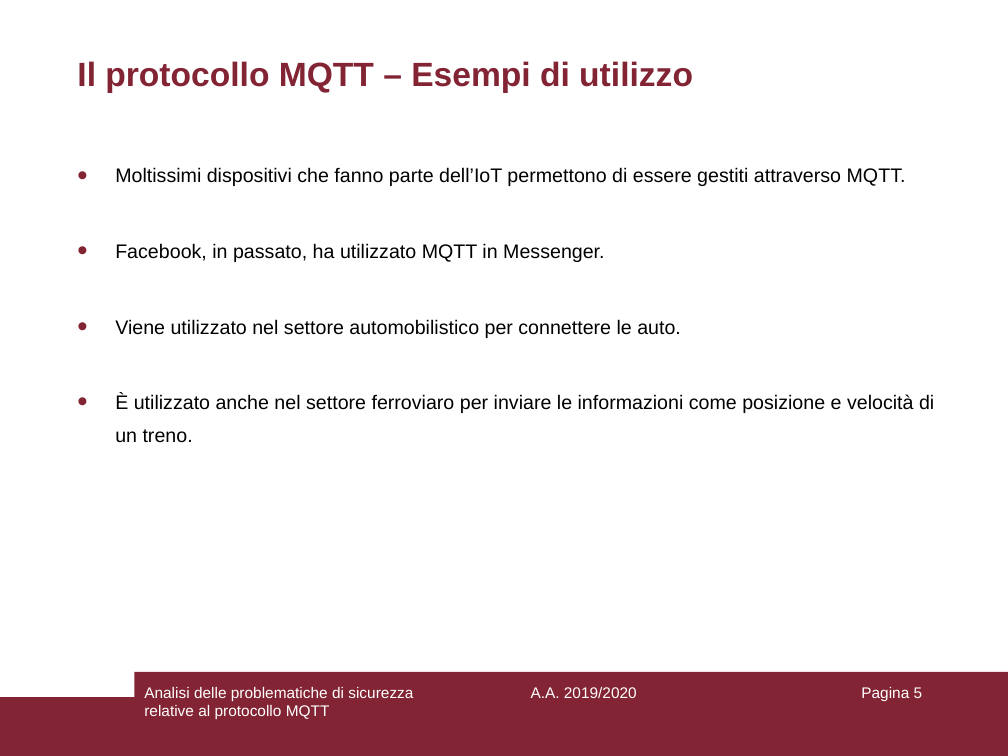
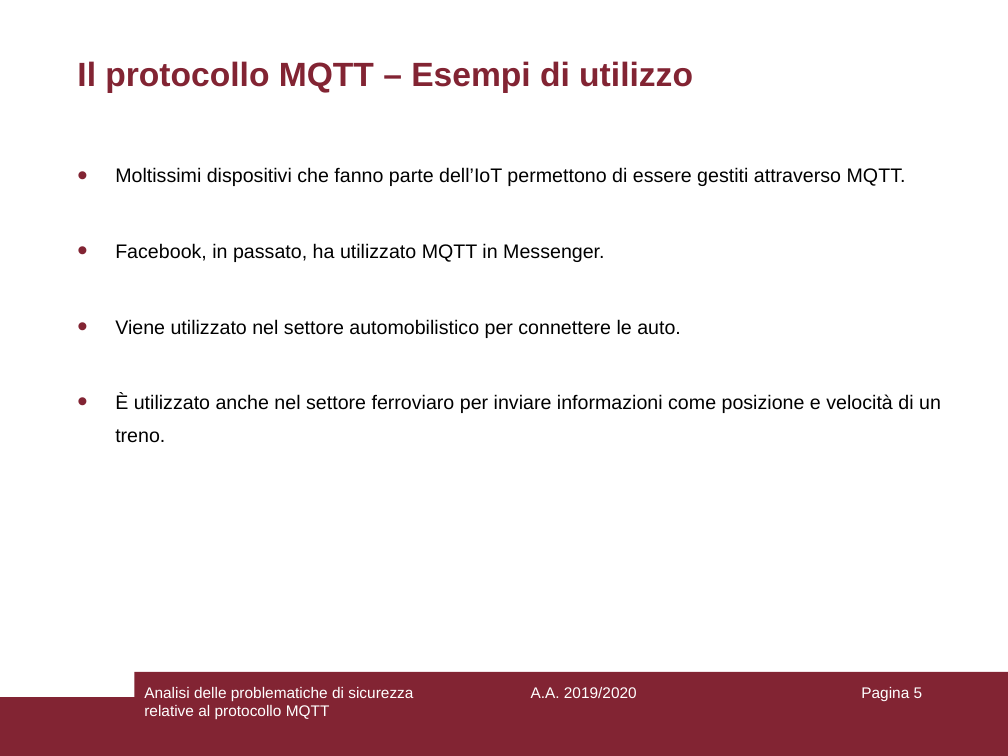
Before and after one commit to aedoardo/bachelor-degree-thesis, a slide deck: slide 5 of slides/Presentazione.ppt. Drawn at 1008x756 pixels with LibreOffice and Linux fonts; fonts in the diff are those of the drawing. Boxes give left, top, right and bottom in pixels: in the first picture for what was removed or moved away, otherwise in the second. Text is boxed around its words. In the diff, an @@ line names an element or a change of style, - is before the commit and + after.

```diff
--- a/slides/Presentazione.ppt
+++ b/slides/Presentazione.ppt
@@ text at (115,394,941,443): text changed @@
-• È utilizzato anche nel settore ferroviaro per inviare le informazioni come posizione e velocità di un treno.
+• È utilizzato anche nel settore ferroviaro per inviare informazioni come posizione e velocità di un treno.
```
Also in this commit, not shown: 7 other slides changed, 1 other file.
